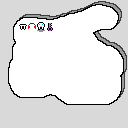
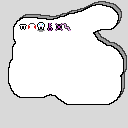
Two versions of the same layered image (128px x 128px). Layer-by-layer changes:
added layer "l2" above "key" over [55, 23, 71, 31]
